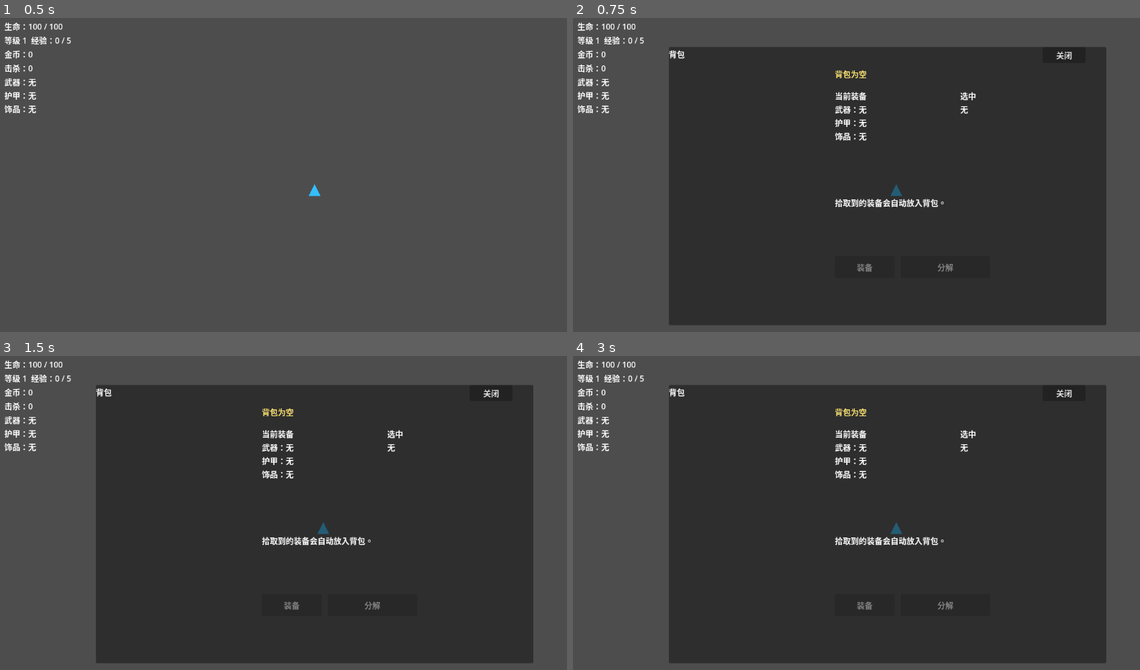
Above: before the commit, frames 1-4 (two rows, left to right).
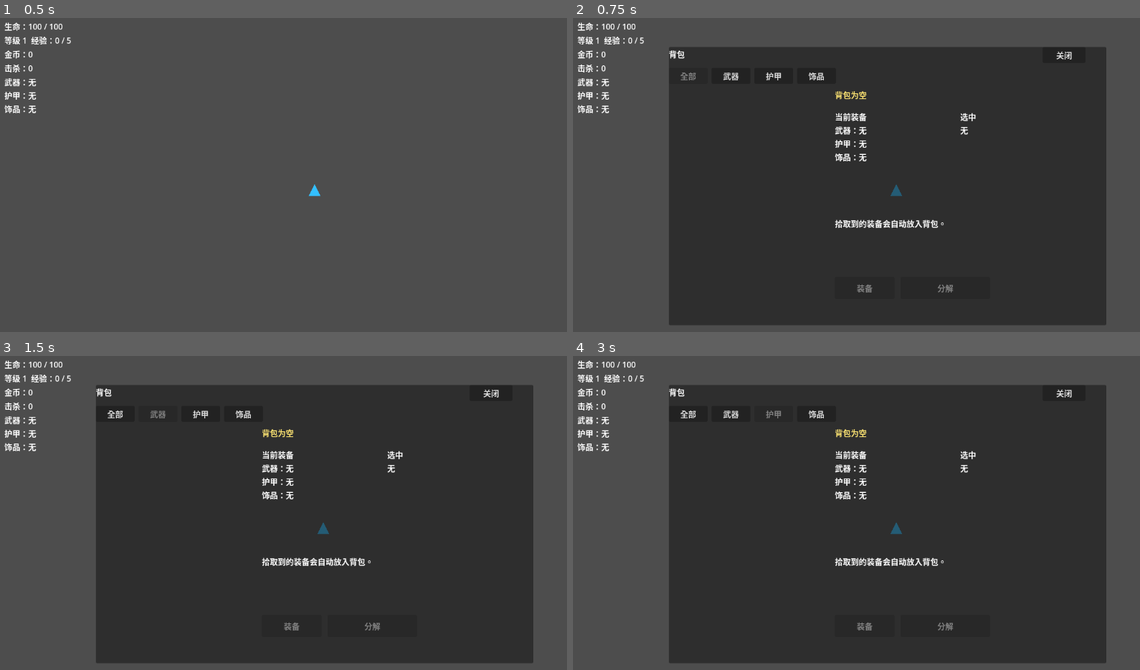
Above: after the commit, the same moments.

Repository: airisuzuki123/RogueLootPrototype
Game: Godot game, scene res://scenes/main.tscn
The game is run twice, just before and just after one commit, with the same random seed, the same clock (stepped at 60 frames per second) and the same inputs.
Inputs (mouse positions are in pixels of both pictures, inside the frame that each line leads up to):
- Up to frame 1 (0.5 s): no input
- Up to frame 2 (0.75 s): tap Enter at 0.5 s; hold D (move_right) from 0.53 s (still down); tap B at 0.6 s
- Up to frame 3 (1.5 s): release D (move_right) at 1.25 s; click (158, 412) at 1.25 s, where only the run after the commit has a clickable "武器"
- Up to frame 4 (3 s): click (686, 412) at 2 s, where only the run after the commit has a clickable "全部"; click (771, 412) at 2.75 s, where only the run after the commit has a clickable "护甲"

Frame 1 is identical in both runs. In frame 2, 1.9% of the frame differs, in the area x 18-72%, y 16-88%; in frame 3, 1.9%; in frame 4, 1.9%.

Commit message:
Add inventory slot filters

Diff:
--- a/scripts/ui/hud.gd
+++ b/scripts/ui/hud.gd
@@ -25,6 +25,8 @@
 var inventory_salvage_button: Button
 var inventory_items: Array = []
 var selected_inventory_index: int = -1
+var inventory_filter_slot_id: String = "all"
+var inventory_filter_buttons: Dictionary = {}
 var equipped_items: Dictionary = {}
 var upgrade_panel: PanelContainer
 var upgrade_list: VBoxContainer
@@ -266,6 +268,13 @@
 	close_button.pressed.connect(_on_inventory_close_pressed)
 	title_row.add_child(close_button)
 
+	var filter_row := HBoxContainer.new()
+	filter_row.add_theme_constant_override("separation", 8)
+	panel_root.add_child(filter_row)
+	_add_inventory_filter_button(filter_row, "all", "全部")
+	for slot in EquipmentFactory.EQUIPMENT_SLOTS:
+		_add_inventory_filter_button(filter_row, str(slot["id"]), str(slot["label"]))
+
 	var content_row := HBoxContainer.new()
 	content_row.add_theme_constant_override("separation", 14)
 	panel_root.add_child(content_row)
@@ -326,9 +335,12 @@
 func _refresh_inventory_panel() -> void:
 	if inventory_list == null:
 		return
+	_ensure_selected_inventory_item_visible()
+	_refresh_inventory_filter_buttons()
 	for child in inventory_list.get_children():
 		child.queue_free()
-	for index in range(inventory_items.size()):
+	var visible_indices := _get_visible_inventory_indices()
+	for index in visible_indices:
 		var equipment: Dictionary = inventory_items[index]
 		var button := Button.new()
 		button.text = _get_inventory_item_button_text(equipment, index == selected_inventory_index)
@@ -342,11 +354,11 @@
 	_refresh_inventory_detail()
 
 func _refresh_inventory_detail() -> void:
-	var has_selection := selected_inventory_index >= 0 and selected_inventory_index < inventory_items.size()
+	var has_selection := selected_inventory_index >= 0 and selected_inventory_index < inventory_items.size() and _is_equipment_visible(inventory_items[selected_inventory_index])
 	inventory_equip_button.disabled = not has_selection
 	inventory_salvage_button.disabled = not has_selection
 	if not has_selection:
-		inventory_recommendation_label.text = "背包为空"
+		inventory_recommendation_label.text = "背包为空" if inventory_items.is_empty() else "当前筛选无装备"
 		current_inventory_label.text = "当前装备\n%s" % EquipmentFactory.describe_loadout(equipped_items)
 		selected_inventory_label.text = "选中\n无"
 		inventory_summary_label.text = "拾取到的装备会自动放入背包。"
@@ -390,6 +402,47 @@
 func _on_inventory_close_pressed() -> void:
 	GameManager.set_inventory_open(false)
 
+func _add_inventory_filter_button(parent: Control, slot_id: String, label: String) -> void:
+	var button := Button.new()
+	button.text = label
+	button.custom_minimum_size = Vector2(78, 32)
+	button.pressed.connect(_on_inventory_filter_pressed.bind(slot_id))
+	parent.add_child(button)
+	inventory_filter_buttons[slot_id] = button
+
+func _on_inventory_filter_pressed(slot_id: String) -> void:
+	inventory_filter_slot_id = slot_id
+	_ensure_selected_inventory_item_visible()
+	_refresh_inventory_panel()
+
+func _refresh_inventory_filter_buttons() -> void:
+	for slot_id in inventory_filter_buttons.keys():
+		var button: Button = inventory_filter_buttons[slot_id]
+		button.disabled = str(slot_id) == inventory_filter_slot_id
+
+func _ensure_selected_inventory_item_visible() -> void:
+	var selection_visible := selected_inventory_index >= 0 and selected_inventory_index < inventory_items.size()
+	if selection_visible:
+		selection_visible = _is_equipment_visible(inventory_items[selected_inventory_index])
+	if selection_visible:
+		return
+	selected_inventory_index = -1
+	for index in _get_visible_inventory_indices():
+		selected_inventory_index = index
+		return
+
+func _get_visible_inventory_indices() -> Array:
+	var indices := []
+	for index in range(inventory_items.size()):
+		if _is_equipment_visible(inventory_items[index]):
+			indices.append(index)
+	return indices
+
+func _is_equipment_visible(equipment: Dictionary) -> bool:
+	if inventory_filter_slot_id == "all":
+		return true
+	return str(equipment.get("slot", "weapon")) == inventory_filter_slot_id
+
 func _get_current_equipment_for(equipment: Dictionary) -> Dictionary:
 	var slot_id := str(equipment.get("slot", "weapon"))
 	return equipped_items.get(slot_id, {})
Not shown, changed: README.md
Not shown, changed: docs/design.md
Not shown, changed: docs/development-log.md
